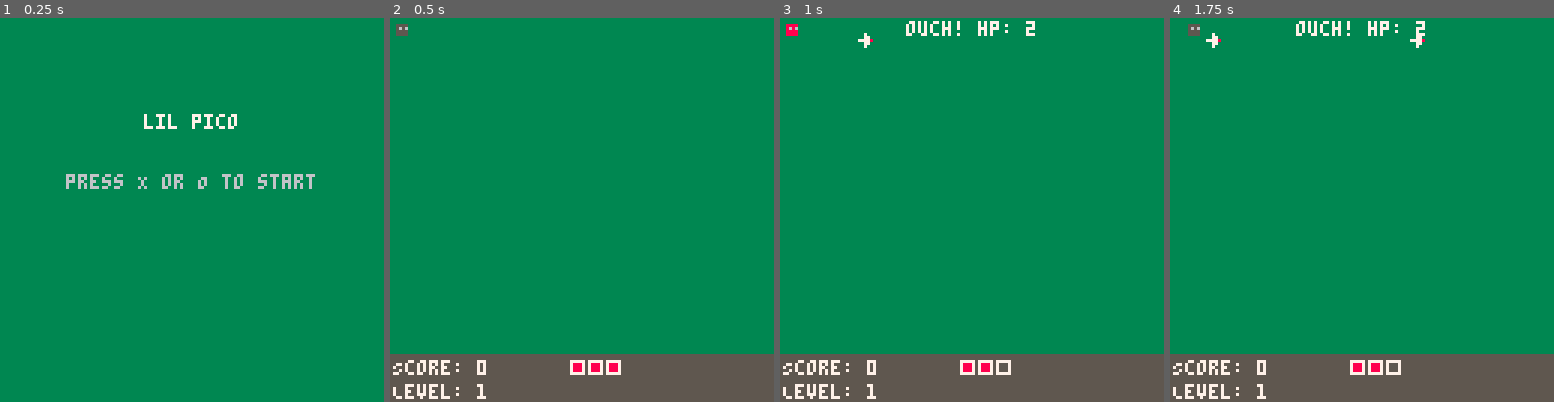
Above: before the commit, frames 1-4 (left to right).
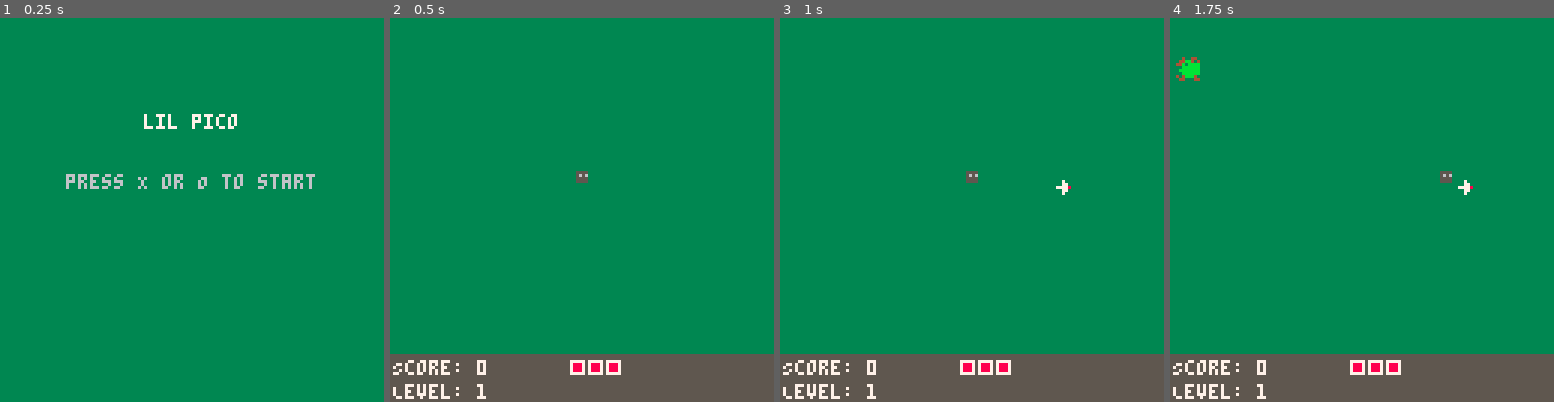
Above: after the commit, the same moments.

Repository: turnercore/lil-pico
Game: PICO-8 cartridge lil-pico.p8
The game is run twice, just before and just after one commit, with the same random seed, the same clock (stepped at 60 frames per second) and the same inputs.
Inputs:
- Up to frame 1 (0.25 s): no input
- Up to frame 2 (0.5 s): tap X (X key) at 0.33 s
- Up to frame 3 (1 s): tap O (Z key) at 0.7 s
- Up to frame 4 (1.75 s): tap X (X key) at 1.07 s; hold Right from 1.6 s (still down); tap O (Z key) at 1.7 s

Frame 1 is identical in both runs. In frame 2, 0.2% of the frame differs, in the area x 1-52%, y 1-43%; in frame 3, 0.8%; in frame 4, 1.2%, in the area x 1-79%, y 0-93%.

Commit message:
Initialize player position and screen height in game state

Diff:
--- a/state.lua
+++ b/state.lua
@@ -81,6 +81,9 @@
   }
 
   game_state.player.hp = game_state.player.cfg.hp_max or 3
+  local screen_h = 128 - UI_HEIGHT - MARGIN_BOTTOM
+  game_state.player.position.x = flr((128 - 8) / 2)
+  game_state.player.position.y = flr((screen_h - 8) / 2)
   game_state.level_score_start = game_state.score or 0
   set_level(game_state.level, true)
   init_upgrades()
